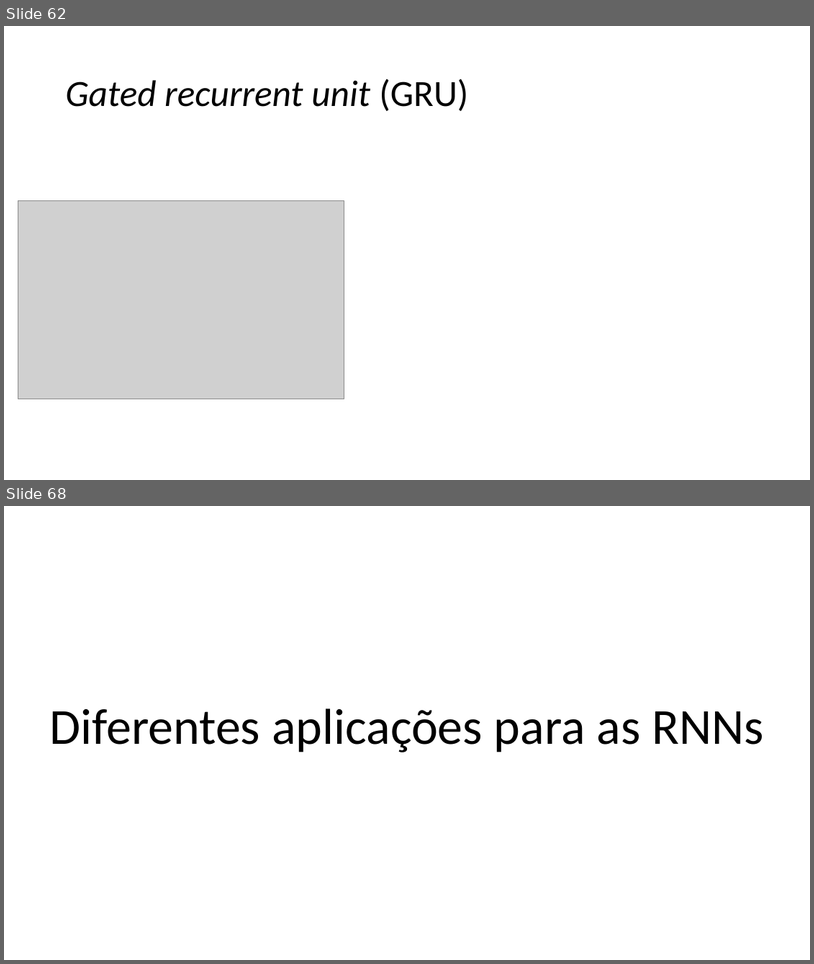
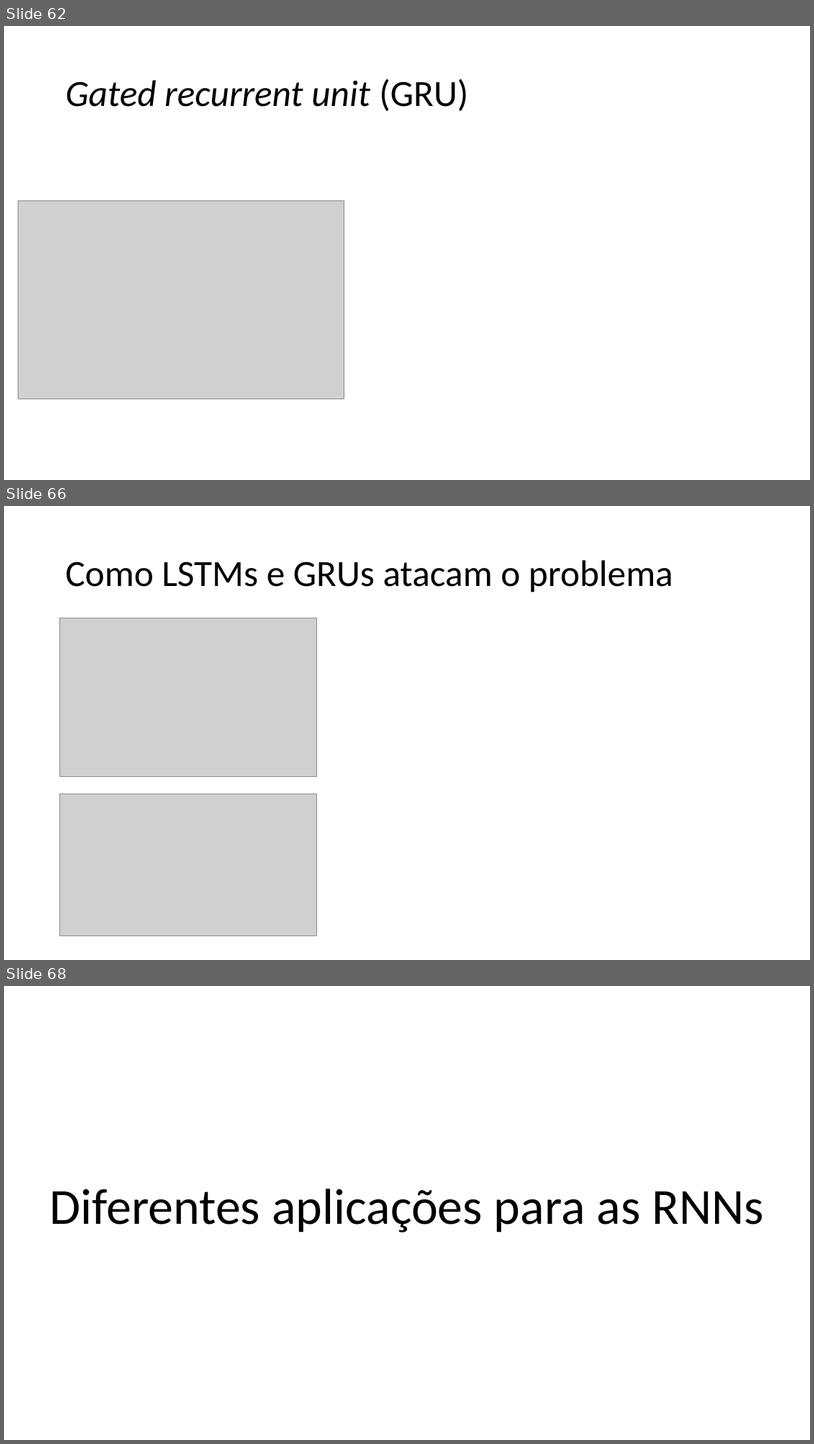
Before and after one commit to zz4fap/c24_inteligencia_artificial, a slide deck: slides/C24_RNN.pptx. Shown one above the other, each under a label of ours: slides 62 and 68 before the commit, slides 62, 66 and 68 after it; the slides between them are not shown. The pictures are 814x964 and 814x1444 pixels, drawn with LibreOffice and Linux fonts; fonts in the diff are those of the drawing; grey boxes stand for pictures. Boxes give left, top, right and bottom in pixels: in the first picture for what was removed or moved away, otherwise in the second. Text is boxed around its words. In the diff, an @@ line names an element or a change of style, - is before the commit and + after.

```diff
--- a/slides/C24_RNN.pptx
+++ b/slides/C24_RNN.pptx
@@ slide 66 added at [4,506,810,960], background #FFFFFF @@
@@ title added at [65,560,674,592], 44 pt, text #000000 @@
+Como LSTMs e GRUs atacam o problema
@@ picture added at [59,618,316,777] @@
@@ picture added at [59,794,316,936] @@
```
Also in this commit, not shown: 13 slides changed, 4 other slides added, 3 slides removed, 2 other files.
